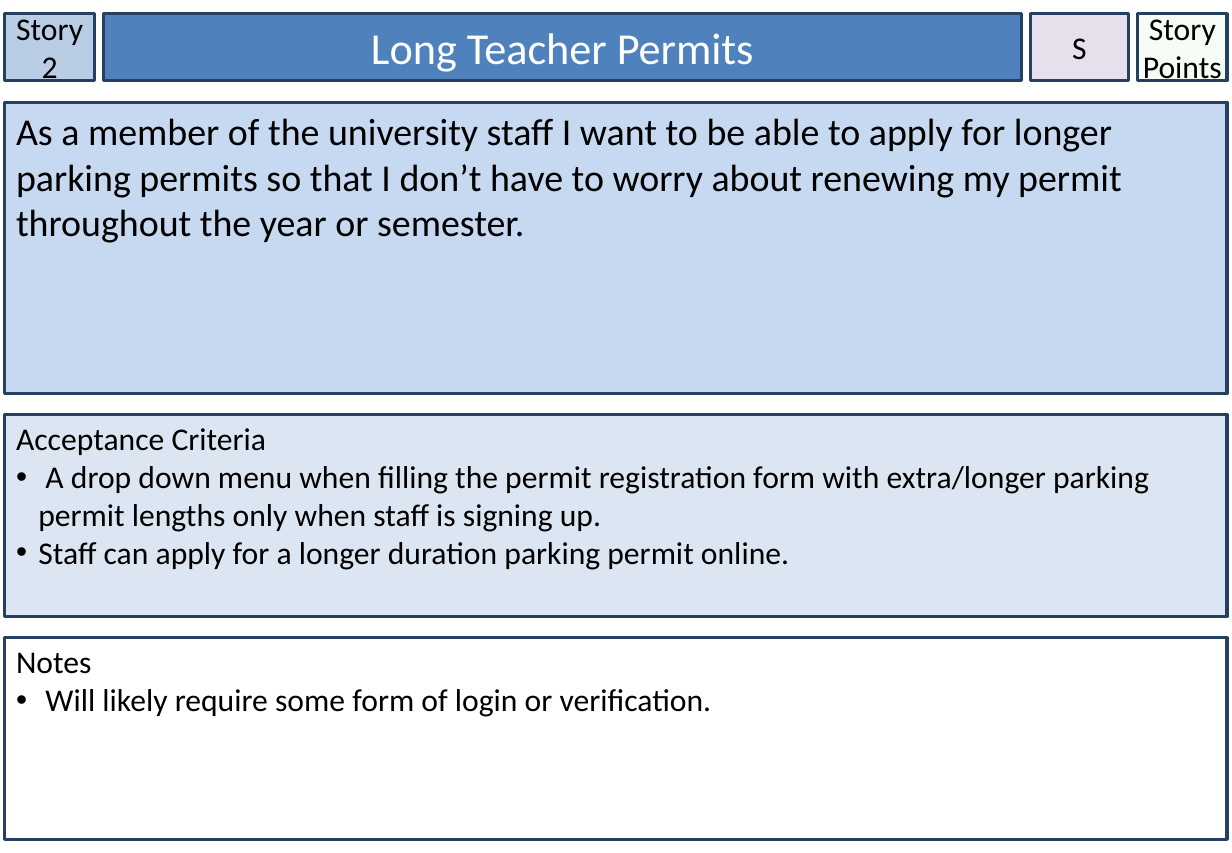
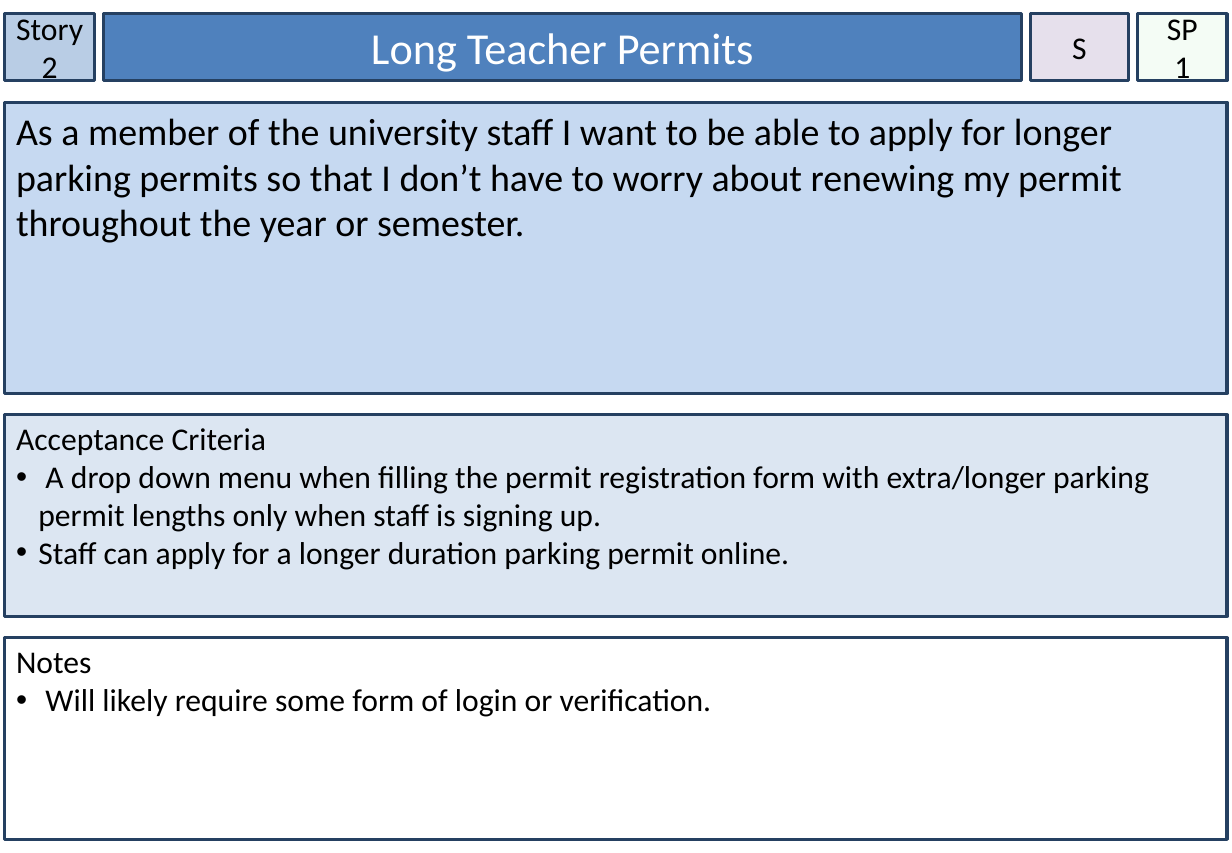
Before and after one commit to knich17/ParkingPermits, a slide deck: slide 3 of Assessment/Story Cards.pptx. Drawn at 1232x853 pixels with LibreOffice and Linux fonts; fonts in the diff are those of the drawing. Boxes give left, top, right and bottom in pixels: in the first picture for what was removed or moved away, otherwise in the second. Text is boxed around its words. In the diff, an @@ line names an element or a change of style, - is before the commit and + after.

Commit message:
Half done assigning story points

```diff
--- a/Assessment/Story Cards.pptx
+++ b/Assessment/Story Cards.pptx
@@ text in rectangle at box(1167, 14, 1198, 82): text changed @@
-Story Points
+SP
+1
```
Also in this commit, not shown: 6 other slides changed.
